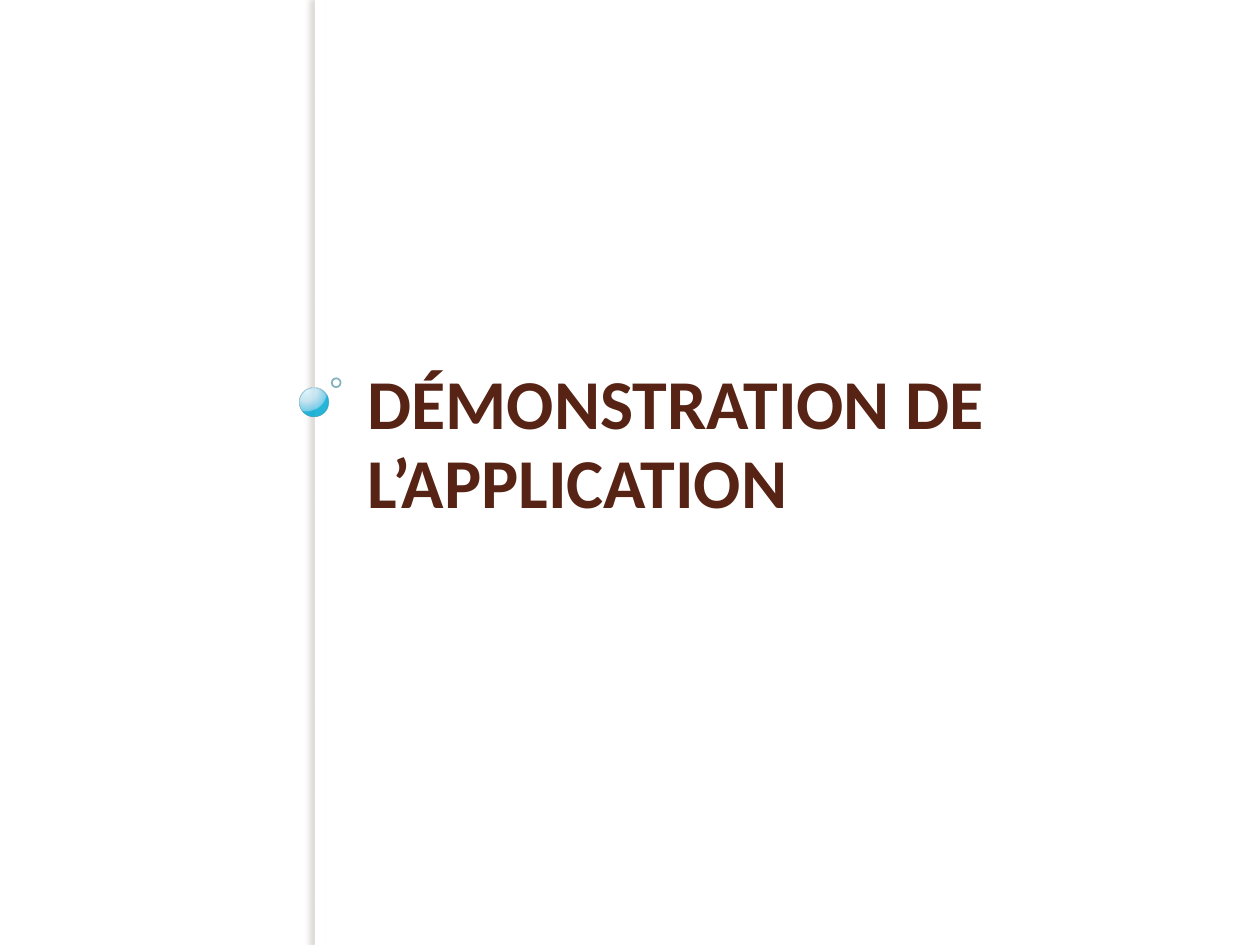
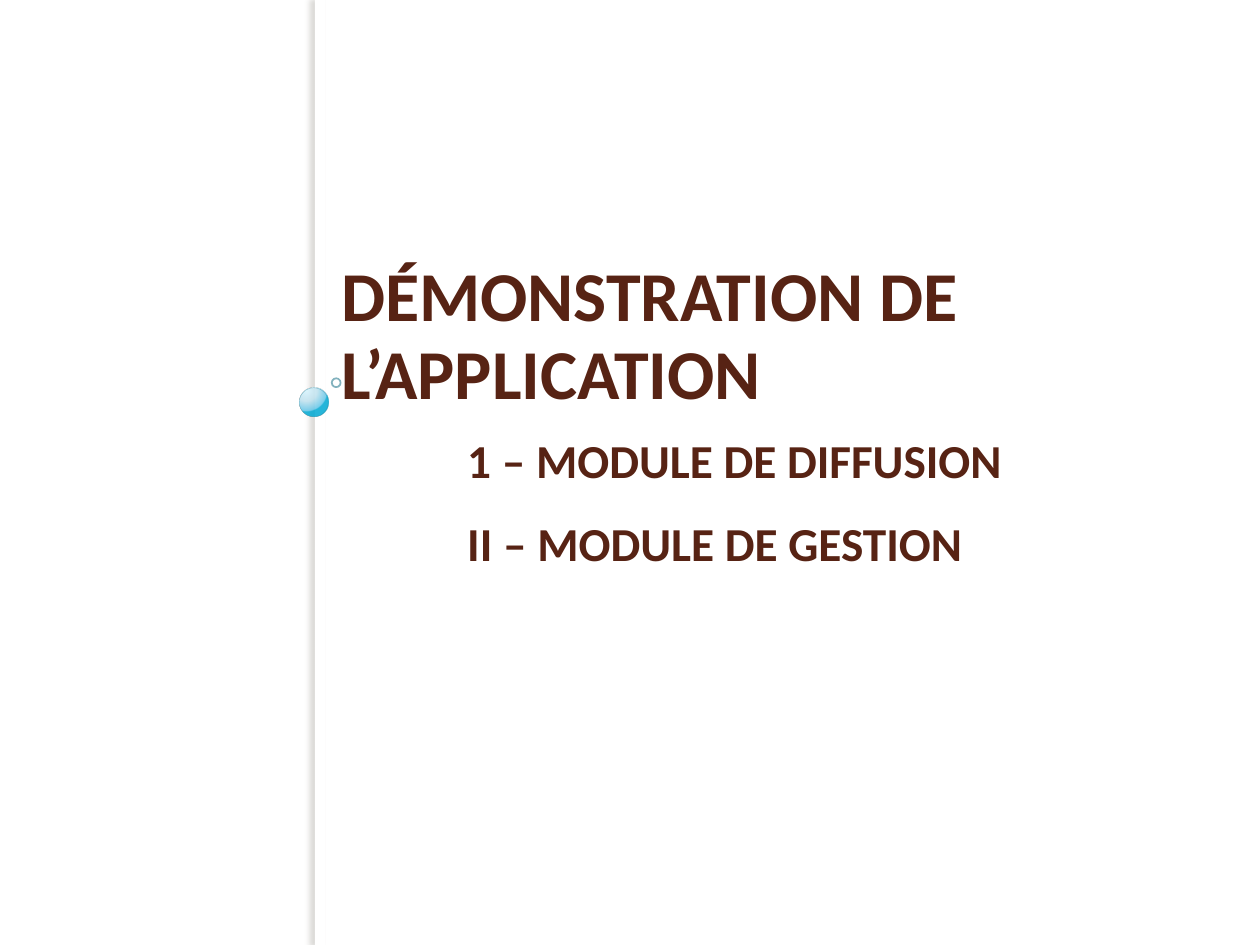
Before and after one commit to Jonathan7295/ProjetGrandPlan, a slide deck: slide 21 of Présenation/Presentation.pptx (slide 18 before the commit). Drawn at 1260x945 pixels with LibreOffice and Linux fonts; fonts in the diff are those of the drawing; background and template pictures are left out. Boxes give left, top, right and bottom in pixels: in the first picture for what was removed or moved away, otherwise in the second. Text is boxed around its words. In the diff, an @@ line names an element or a change of style, - is before the commit and + after.

```diff
--- a/Présenation/Presentation.pptx
+++ b/Présenation/Presentation.pptx
@@ title at bbox=[341, 262, 1001, 562]: text changed; size 40 to 27 pt @@
-DÉMONSTRATION DE L’APPLICATION
+DÉMONSTRATION DE L’APPLICATION
+1 – MODULE DE DIFFUSION
+II – MODULE DE GESTION
```
Also in this commit, not shown: 12 other slides changed, 5 slides added, 1 slide removed, 3 other files.
